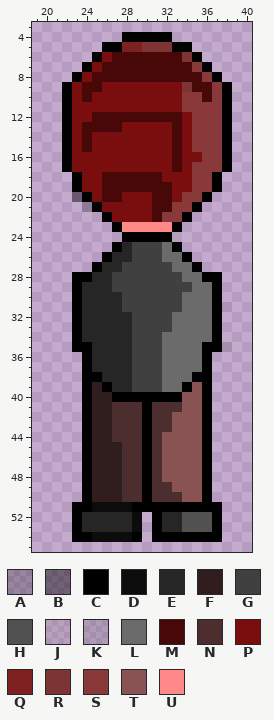
Two versions of one pixel-art sprite, Images/PlayerUp.png. This is how it looked before the edit.
The file is 64x64 pixels. Pixels under 10% opacity are left out. Colours within 5 levels of each other are drawn and written as one. Shown: x 19..40, y 3..55.
Palette (. is transparent): A #00000038  B #0000006d  C #000000  D #0c0c0c  E #262626  F #301d1d  G #404040  H #515151  J #6b6b6b27  K #6b6b6b3c  L #6b6b6b  M #490808  N #4c2e2e  P #7a0e0e  Q #7c2020  R #7c3434  S #893939  T #895353  U #ff8989
Pixels before, first column x 22:
 4 ......CCCCC......
 5 ....CCQQRRRCC....
 6 ...CPMMMMMMMRC...
 7 ..CPMMMMMMMMMSC..
 8 .CPMMMMMMMMMMMSC.
 9 CPMMPPPPPPPPRMMSC
10 CPMPPPPPPPPPSSMSC
11 CPPPPPPPPPPPSSSSC
12 CPPMMMMMMMMMPSSSC
13 CPMMMMPPPPPMPSSSC
14 CPMPPPPPPPPMPSSSC
15 CPMPPPPPPPPMPSSSC
16 CPPPPPPPPPPMPPSSC
17 CPPPPPPPPPPMPSSSC
18 .CPPMMMMMMPPPSSC.
19 .CPPMMMMMMMPPSSC.
20 .BCPMMPPPMMPSSC..
21 ..ACPPPPPMMSSC...
22 ....CPPPPMSSC....
23 .....CUUUUUC.....
24 ......CCCCC......
25 .....CEGGGLC.....
26 ....CEEGGGLLC....
27 ...CEEGGGGGLLC...
28 .CCEEGGGGGGGLLCC.
29 .CEEEGGGGGGGGLLC.
30 .CEEEEGGGGGGLLLC.
31 .CEEEEGGGGGGLLLCJ
32 .CEEEEEGGGGLLLLC.
33 .CEEEEEGGGGLLLLC.
34 .CEEEEEGGGLLLLLC.
35 .CCEEEEGGGLLLLCCK
36 ..CEEEEGGGLLLLC..
37 ..CEEEEGGGLLLLC..
38 ..CCEEEGGGLLLCC..
39 ..CFCEEGGGLLCTC..
40 ..CFFCCCCCCCTTC..
41 ..CFFNNNCNNNTTC..
42 ..CFFNNNCNNTTTC..
43 ..CFFNNNCNNTTTC..
44 ..CFFNNNCNTTTTC..
45 ..CFFFNNCNTTTTC..
46 ..CFFFNNCNTTTTC..
47 ..CFFFNNCNTTTTC..
48 ..CFFFNNCNTTTTC..
49 ..CFFFNNCNNTTTC..
50 ..CFFFNNCNNNTTC..
51 .CCDDDDCCCCCCCCC.
52 .CEEEEED.CEEHHHC.
53 .CEEEEED.CEEHHHC.
54 .CCDDDDC.CCCCCCC.
After the commit:
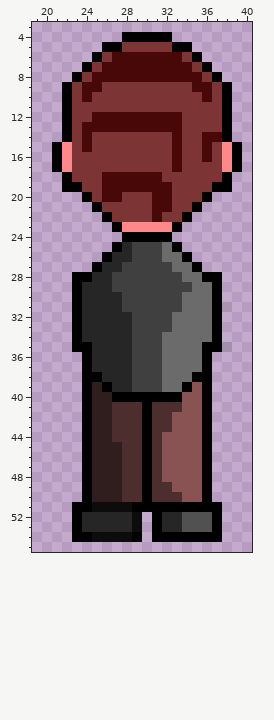
Change:
Changed rows in their new state; - is an unchanged pixel.
first column x 21:
 5 -------RR----------
 6 -----R-------------
 7 ----R---------R----
 8 ---R-----------R---
 9 --R--RRRRRRRR---R--
10 --R-RRRRRRRRRRR-R--
11 --RRRRRRRRRRRRRRR--
12 --RR---------RRRR--
13 --R----MMMMM-RRRR--
14 --R-RRRRRRRR-RRMM--
15 CUR-RRRRRRRR-RRMRUC
16 CURRRRRRRRRR-RRMRUC
17 CURRRRRRRRRR-RRRRUC
18 -CRRR------RRRRRRC-
19 -C-RR-------RRRR-C-
20 --.-R--RRR--RRR----
21 ---.-RRRRR--RR-----
22 ------RRRR-RR------
